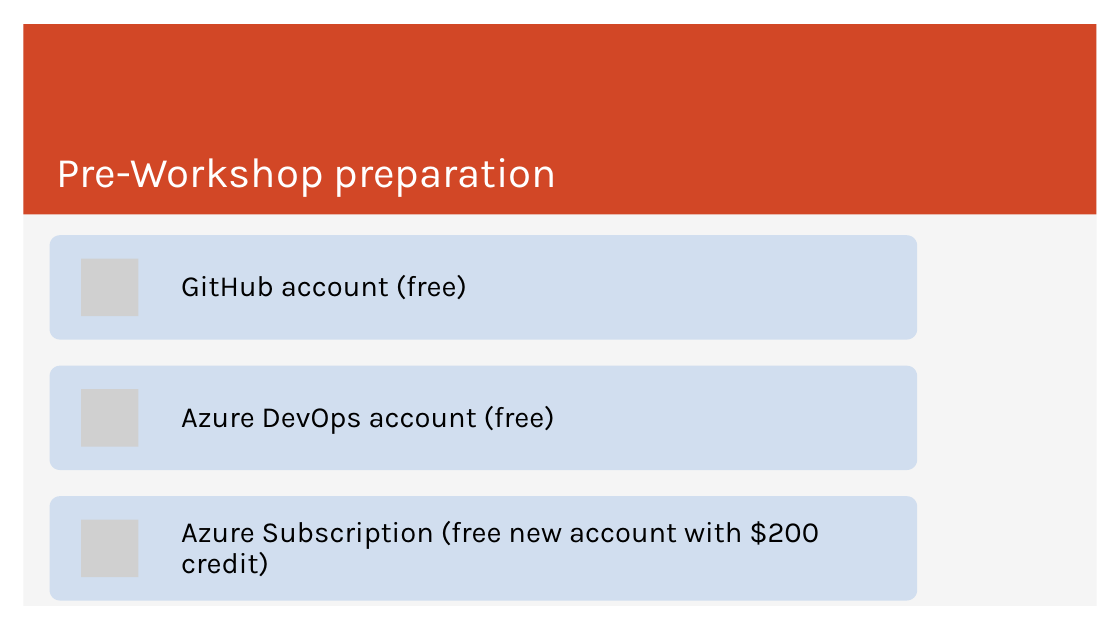
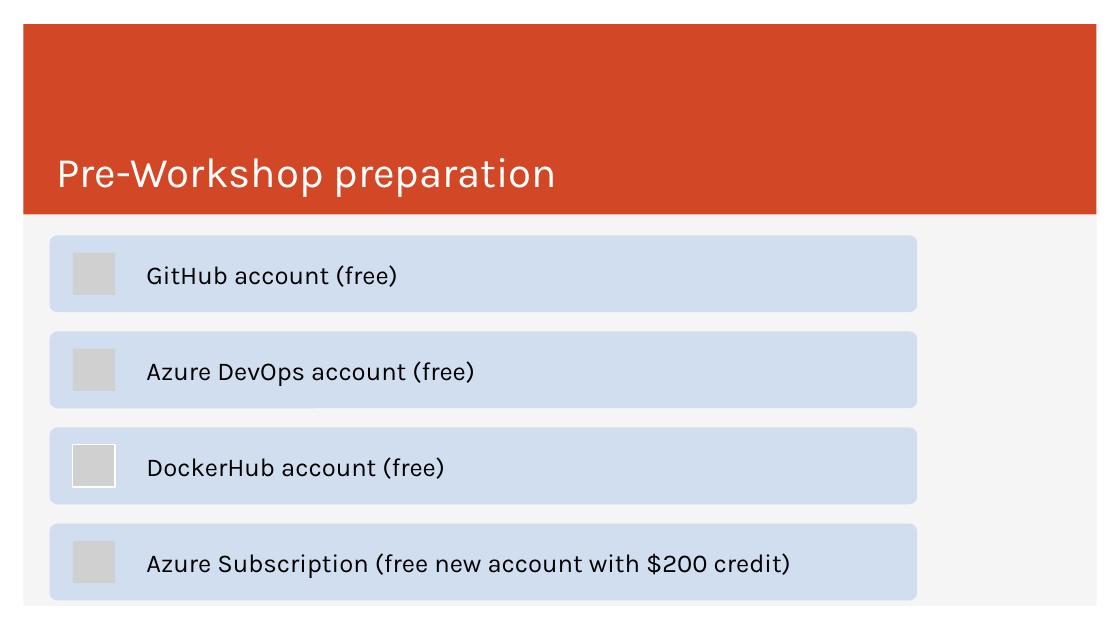
Before and after one commit to btnguyen2k/azworkshop-azpipelines-dockerimg-appservice, a slide deck: slide 4 of docs/azworkshop-azpipelines-dockerimg-appservice.pptx. Drawn at 1120x630 pixels with LibreOffice and Linux fonts; fonts in the diff are those of the drawing; grey boxes stand for pictures. Boxes give left, top, right and bottom in pixels: in the first picture for what was removed or moved away, otherwise in the second. Text is boxed around its words. In the diff, an @@ line names an element or a change of style, - is before the commit and + after.

Commit message:
upload slide

```diff
--- a/docs/azworkshop-azpipelines-dockerimg-appservice.pptx
+++ b/docs/azworkshop-azpipelines-dockerimg-appservice.pptx
@@ rounded rectangle: place and size @@
-rounded rectangle at bbox=[50, 235, 918, 339]
+rounded rectangle at bbox=[50, 235, 918, 313]
@@ text "GitHub account (free)": place and size @@
-text "GitHub account (free)" at bbox=[181, 275, 467, 299]
+text "GitHub account (free)" at bbox=[146, 265, 398, 287]
@@ picture: place and size @@
-picture at bbox=[82, 259, 139, 316]
+picture at bbox=[73, 253, 115, 295]
@@ rounded rectangle: place and size @@
-rounded rectangle at bbox=[50, 365, 918, 470]
+rounded rectangle at bbox=[50, 332, 918, 409]
@@ size 25 to 22 pt; line spacing 0.9 to 1; less space between paragraphs in 3 elements at bbox=[146, 265, 398, 287], bbox=[146, 553, 791, 578], bbox=[146, 361, 475, 386] @@
@@ text "Azure DevOps account (free)": place and size @@
-text "Azure DevOps account (free)" at bbox=[181, 406, 555, 434]
+text "Azure DevOps account (free)" at bbox=[146, 361, 475, 386]
@@ picture removed at bbox=[82, 389, 139, 446] @@
@@ picture: place and size @@
-picture at bbox=[82, 520, 139, 577]
+picture at bbox=[73, 445, 115, 487]
@@ rounded rectangle: place and size @@
-rounded rectangle at bbox=[50, 497, 918, 601]
+rounded rectangle at bbox=[50, 523, 918, 601]
@@ text "Azure Subscription (free new account ...": place and size @@
-text "Azure Subscription (free new account ..." at bbox=[181, 521, 819, 576]
+text "Azure Subscription (free new account ..." at bbox=[146, 553, 791, 578]
@@ group added at bbox=[50, 349, 918, 583]: 2 pictures, 1 rounded rectangle, 1 text @@
+DockerHub account (free)
```
